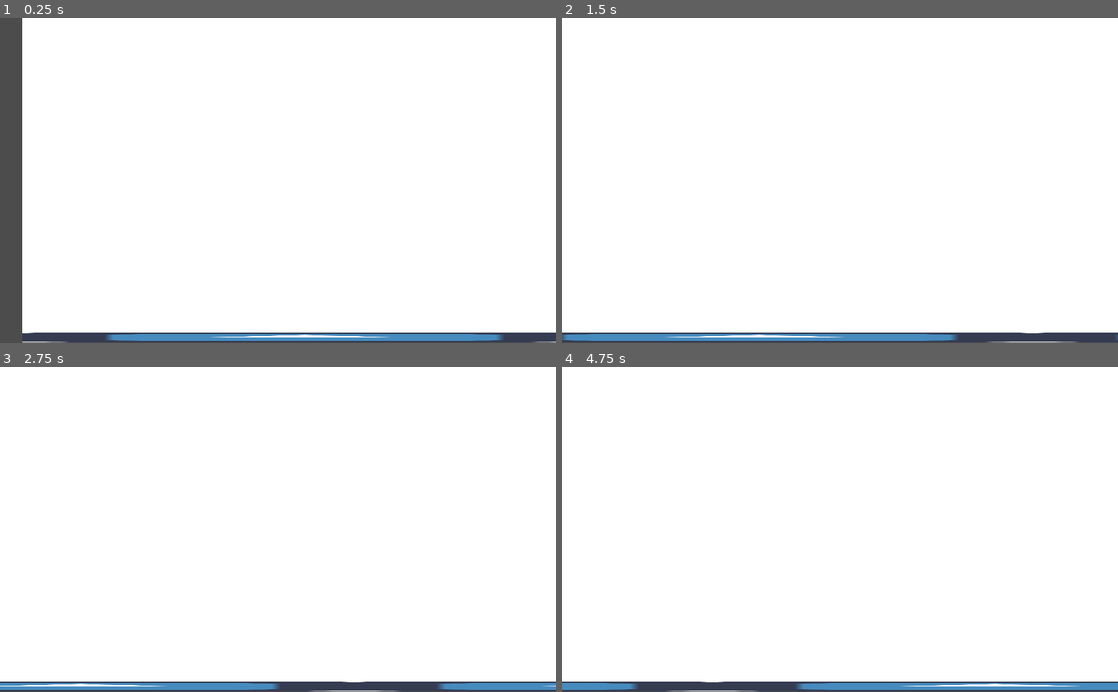
Above: before the commit, frames 1-4 (two rows, left to right).
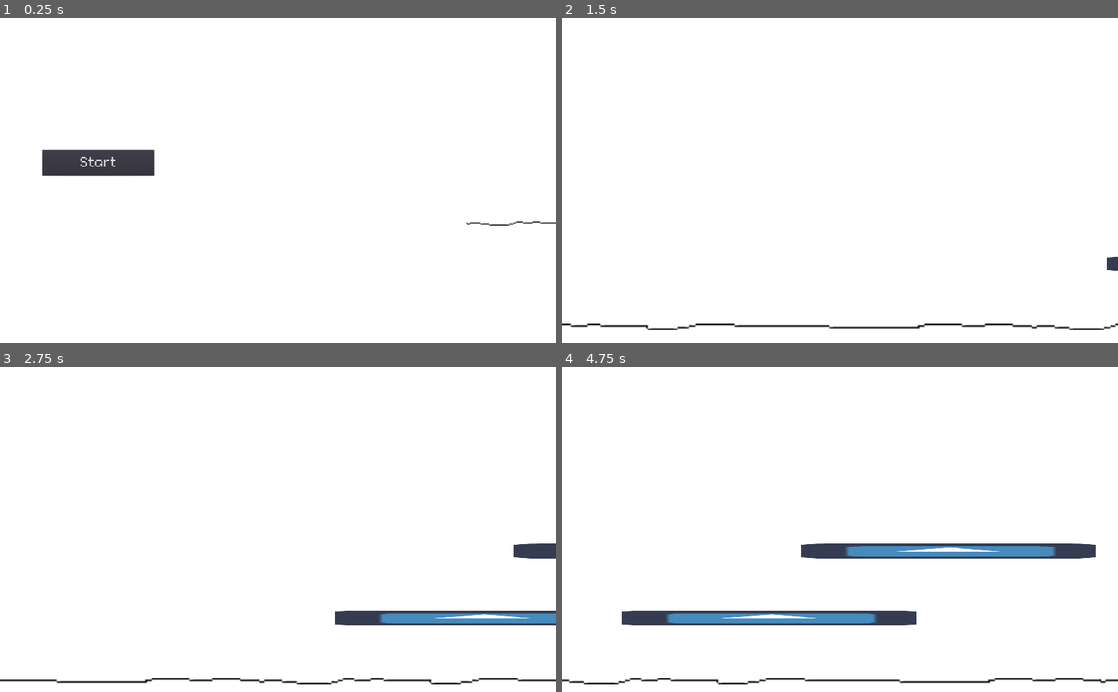
Above: after the commit, the same moments.

Repository: scayze/xkcd_run
Game: Godot game, scene res://World.tscn
The game is run twice, just before and just after one commit, with the same random seed, the same clock (stepped at 60 frames per second) and the same inputs. The engine's default icon, where the game draws it, is replaced by a stand-in: a white triangle on a blue panel in a dark square.
Inputs (mouse positions are in pixels of both pictures, inside the frame that each line leads up to):
- Up to frame 1 (0.25 s): no input
- Up to frame 2 (1.5 s): click (662, 164) at 0.5 s, where only the run after the commit has a clickable "Start"; tap Enter (eat, bound only before the commit) at 1.25 s; tap S (eat, bound only after the commit) at 1.35 s
- Up to frame 3 (2.75 s): tap Space (jump) at 1.52, 1.82, 2.27, 2.3, 2.57 s; tap Enter (eat, bound only before the commit) at 1.55, 2.1 s
- Up to frame 4 (4.75 s): tap Space (jump) at 2.85, 3.77, 4.07, 4.52, 4.55 s; tap S (eat, bound only after the commit) at 3.05, 3.6 s; tap Enter (eat, bound only before the commit) at 3.8, 4.35 s

The runs differ from the first frame. In frame 1, 8.7% of the frame differs, in the area x 0-100%, y 0-100%; in frame 2, 4.0%; in frame 3, 5.7%; in frame 4, 8.3%.

Commit message:
update 5:36am, pretty damn nice intro, stuff, more stuff, and a test platform

Diff:
--- a/Parts/Part.tscn
+++ b/Parts/Part.tscn
@@ -1,22 +1,12 @@
-[gd_scene load_steps=6 format=2]
+[gd_scene load_steps=4 format=2]
 
 [ext_resource path="res://Part.gd" type="Script" id=1]
-[ext_resource path="res://icon.png" type="Texture" id=2]
+[ext_resource path="res://res/ground.png" type="Texture" id=2]
 
-[sub_resource type="Gradient" id=2]
-
-offsets = PoolRealArray( 0, 1 )
-colors = PoolColorArray( 1, 1, 1, 1, 1, 1, 1, 1 )
-
-[sub_resource type="GradientTexture" id=3]
-
-gradient = SubResource( 2 )
-width = 2048
-
-[sub_resource type="RectangleShape2D" id=1]
+[sub_resource type="RectangleShape2D" id=3]
 
 custom_solver_bias = 0.0
-extents = Vector2( 862.515, 10 )
+extents = Vector2( 512.01, 10 )
 
 [node name="Part" type="StaticBody2D"]
 
@@ -30,26 +20,16 @@
 script = ExtResource( 1 )
 difficulty = 1
 
-[node name="Sprite" type="Sprite" parent="."]
-
-scale = Vector2( 0.5, 600 )
-z = -100
-texture = SubResource( 3 )
-centered = false
-_sections_unfolded = [ "Offset", "Transform", "Visibility" ]
-
 [node name="CollisionShape2D" type="CollisionShape2D" parent="."]
 
 position = Vector2( 512, 590 )
-scale = Vector2( 0.593604, 0.999193 )
-shape = SubResource( 1 )
+shape = SubResource( 3 )
 _sections_unfolded = [ "Transform" ]
 
 [node name="Sprite" type="Sprite" parent="CollisionShape2D"]
 
-position = Vector2( -0.282013, 0.36175 )
-scale = Vector2( 26.9813, 0.280884 )
+position = Vector2( -0.687294, -10 )
+scale = Vector2( 3.01442, 3 )
+z = 10
 texture = ExtResource( 2 )
-__meta__ = {
-"_edit_lock_": true
-}
+_sections_unfolded = [ "Transform", "Z" ]
--- /dev/null
+++ b/Parts/test.tscn
@@ -0,0 +1,16 @@
+[gd_scene load_steps=3 format=2]
+
+[ext_resource path="res://Parts/Part.tscn" type="PackedScene" id=1]
+[ext_resource path="res://Tiles/Box.tscn" type="PackedScene" id=2]
+
+[node name="Part" instance=ExtResource( 1 )]
+
+[node name="Box" parent="." instance=ExtResource( 2 )]
+
+position = Vector2( 412.107, 463.469 )
+scale = Vector2( 8.48397, 0.439885 )
+
+[node name="Box2" parent="." instance=ExtResource( 2 )]
+
+position = Vector2( 742.184, 339.836 )
+scale = Vector2( 8.48397, 0.439885 )
--- /dev/null
+++ b/Pickup.gd
@@ -0,0 +1,8 @@
+extends Area2D
+
+func _physics_process(delta):
+	if Engine.is_editor_hint(): return
+	for overlap in get_overlapping_bodies():
+		if overlap.is_in_group("player"):
+			if has_method("effect"): effect()
+			queue_free()
--- a/Player.gd
+++ b/Player.gd
@@ -7,23 +7,24 @@
 
 onready var sprite = get_node("Sprite")
 onready var shape = get_node("CollisionShape2D")
-onready var anim = get_node("AnimationPlayer")
+#onready var anim = get_node("AnimationPlayer")
 
 func _ready():
 	get_parent().player = self
-	velocity.x = 150
+	#velocity.x = 150
 	pass
 
 func _process(delta):
 	if Input.is_action_just_pressed("jump") and is_on_floor():
 		velocity.y = -jump_height
 		#anim.play("jump")
-	elif Input.is_action_just_pressed("eat"):
+	#elif Input.is_action_just_pressed("eat"):
 		pass#anim.play("eat")
 
 func _physics_process(delta):
 
-	velocity.x += acceleration *delta
+	#velocity.x += acceleration *delta
 	velocity.y += gravity
 
 	velocity = move_and_slide(velocity,Vector2(0,-1))
+	#print(is_on_floor())
--- a/Player.tscn
+++ b/Player.tscn
@@ -1,38 +1,49 @@
-[gd_scene load_steps=4 format=2]
+[gd_scene load_steps=10 format=2]
 
 [ext_resource path="res://Player.gd" type="Script" id=1]
-[ext_resource path="res://icon.png" type="Texture" id=2]
+[ext_resource path="res://res/player_anim/BrachoNacho0.png" type="Texture" id=2]
+[ext_resource path="res://res/player_anim/BrachoNacho1.png" type="Texture" id=3]
+[ext_resource path="res://res/player_anim/BrachoNacho2.png" type="Texture" id=4]
+[ext_resource path="res://res/player_anim/BrachoNacho3.png" type="Texture" id=5]
+[ext_resource path="res://res/player_anim/BrachoNacho4.png" type="Texture" id=6]
+[ext_resource path="res://res/player_anim/BrachoNacho5.png" type="Texture" id=7]
 
-[sub_resource type="RectangleShape2D" id=1]
+[sub_resource type="SpriteFrames" id=1]
+
+animations = [ {
+"frames": [ ExtResource( 2 ), ExtResource( 3 ), ExtResource( 4 ), ExtResource( 5 ), ExtResource( 6 ), ExtResource( 7 ) ],
+"loop": true,
+"name": "default",
+"speed": 10.0
+} ]
+
+[sub_resource type="RectangleShape2D" id=2]
 
 custom_solver_bias = 0.0
-extents = Vector2( 30.1775, 32.3374 )
+extents = Vector2( 45.5035, 31.7526 )
 
 [node name="Player" type="KinematicBody2D"]
 
 input_pickable = false
 collision_layer = 1
 collision_mask = 1
-collision/safe_margin = 0.001
+collision/safe_margin = 0.05
 script = ExtResource( 1 )
-_sections_unfolded = [ "collision" ]
-jump_height = 300
+_sections_unfolded = [ "Pickable", "collision" ]
+jump_height = 480
 gravity = 13.0
 
-[node name="Sprite" type="Sprite" parent="."]
+[node name="Sprite" type="AnimatedSprite" parent="."]
 
-texture = ExtResource( 2 )
-
-[node name="AnimationPlayer" type="AnimationPlayer" parent="."]
-
-playback_process_mode = 1
-playback_default_blend_time = 0.0
-root_node = NodePath("../Sprite")
-playback/active = true
-playback/speed = 1.0
-blend_times = [  ]
-autoplay = ""
+scale = Vector2( 3, 3 )
+frames = SubResource( 1 )
+animation = "default"
+frame = 5
+playing = true
+_sections_unfolded = [ "Transform" ]
 
 [node name="CollisionShape2D" type="CollisionShape2D" parent="."]
 
-shape = SubResource( 1 )
+position = Vector2( 2.88519, 13.127 )
+shape = SubResource( 2 )
+_sections_unfolded = [ "Transform" ]
--- a/Tiles/Box.tscn
+++ b/Tiles/Box.tscn
@@ -5,7 +5,7 @@
 [sub_resource type="RectangleShape2D" id=1]
 
 custom_solver_bias = 0.0
-extents = Vector2( 12.7321, 12.8688 )
+extents = Vector2( 32, 32 )
 
 [node name="Box" type="StaticBody2D"]
 
@@ -19,10 +19,10 @@
 
 [node name="Sprite" type="Sprite" parent="."]
 
-scale = Vector2( 0.4, 0.4 )
 texture = ExtResource( 1 )
 _sections_unfolded = [ "Transform" ]
 
 [node name="CollisionShape2D" type="CollisionShape2D" parent="."]
 
 shape = SubResource( 1 )
+_sections_unfolded = [ "Transform" ]
--- /dev/null
+++ b/Tiles/Coin.gd
@@ -0,0 +1,5 @@
+extends "res://Tiles/pickup.gd"
+
+
+func effect():
+	print("COIN HAHAHHHAAHAHHHAHAHAHAHA")
--- /dev/null
+++ b/Tiles/Coin.tscn
@@ -0,0 +1,50 @@
+[gd_scene load_steps=15 format=2]
+
+[ext_resource path="res://Tiles/Coin.gd" type="Script" id=1]
+[ext_resource path="res://res/coin/CoinShwaboing00.png" type="Texture" id=2]
+[ext_resource path="res://res/coin/CoinShwaboing01.png" type="Texture" id=3]
+[ext_resource path="res://res/coin/CoinShwaboing02.png" type="Texture" id=4]
+[ext_resource path="res://res/coin/CoinShwaboing03.png" type="Texture" id=5]
+[ext_resource path="res://res/coin/CoinShwaboing04.png" type="Texture" id=6]
+[ext_resource path="res://res/coin/CoinShwaboing05.png" type="Texture" id=7]
+[ext_resource path="res://res/coin/CoinShwaboing06.png" type="Texture" id=8]
+[ext_resource path="res://res/coin/CoinShwaboing07.png" type="Texture" id=9]
+[ext_resource path="res://res/coin/CoinShwaboing08.png" type="Texture" id=10]
+[ext_resource path="res://res/coin/CoinShwaboing09.png" type="Texture" id=11]
+[ext_resource path="res://res/coin/CoinShwaboing10.png" type="Texture" id=12]
+
+[sub_resource type="SpriteFrames" id=1]
+
+animations = [ {
+"frames": [ ExtResource( 2 ), ExtResource( 3 ), ExtResource( 4 ), ExtResource( 5 ), ExtResource( 6 ), ExtResource( 7 ), ExtResource( 8 ), ExtResource( 9 ), ExtResource( 10 ), ExtResource( 11 ), ExtResource( 12 ) ],
+"loop": true,
+"name": "default",
+"speed": 5.0
+} ]
+
+[sub_resource type="RectangleShape2D" id=2]
+
+custom_solver_bias = 0.0
+extents = Vector2( 10, 10 )
+
+[node name="Coin" type="Area2D"]
+
+input_pickable = false
+gravity_vec = Vector2( 0, 1 )
+gravity = 98.0
+linear_damp = 0.1
+angular_damp = 1.0
+audio_bus_override = false
+audio_bus_name = "Master"
+script = ExtResource( 1 )
+
+[node name="AnimatedSprite" type="AnimatedSprite" parent="."]
+
+frames = SubResource( 1 )
+animation = "default"
+frame = 9
+playing = true
+
+[node name="CollisionShape2D" type="CollisionShape2D" parent="."]
+
+shape = SubResource( 2 )
--- /dev/null
+++ b/Tiles/Pickup.gd
@@ -0,0 +1,8 @@
+extends Area2D
+
+func _physics_process(delta):
+	if Engine.is_editor_hint(): return
+	for overlap in get_overlapping_bodies():
+		if overlap.is_in_group("player"):
+			if has_method("effect"): effect()
+			queue_free()
--- /dev/null
+++ b/Utils/Explosion.tscn
@@ -0,0 +1,34 @@
+[gd_scene load_steps=16 format=2]
+
+[ext_resource path="res://res/explosion/M484ExplosionSet2.png" type="Texture" id=1]
+[ext_resource path="res://res/explosion/M484ExplosionSet3.png" type="Texture" id=2]
+[ext_resource path="res://res/explosion/M484ExplosionSet4.png" type="Texture" id=3]
+[ext_resource path="res://res/explosion/M484ExplosionSet5.png" type="Texture" id=4]
+[ext_resource path="res://res/explosion/M484ExplosionSet6.png" type="Texture" id=5]
+[ext_resource path="res://res/explosion/M484ExplosionSet7.png" type="Texture" id=6]
+[ext_resource path="res://res/explosion/M484ExplosionSet8.png" type="Texture" id=7]
+[ext_resource path="res://res/explosion/M484ExplosionSet9.png" type="Texture" id=8]
+[ext_resource path="res://res/explosion/M484ExplosionSet10.png" type="Texture" id=9]
+[ext_resource path="res://res/explosion/M484ExplosionSet11.png" type="Texture" id=10]
+[ext_resource path="res://res/explosion/M484ExplosionSet12.png" type="Texture" id=11]
+[ext_resource path="res://res/explosion/M484ExplosionSet13.png" type="Texture" id=12]
+[ext_resource path="res://res/explosion/M484ExplosionSet14.png" type="Texture" id=13]
+[ext_resource path="res://res/explosion/M484ExplosionSet15.png" type="Texture" id=14]
+
+[sub_resource type="SpriteFrames" id=1]
+
+animations = [ {
+"frames": [ ExtResource( 1 ), ExtResource( 2 ), ExtResource( 3 ), ExtResource( 4 ), ExtResource( 5 ), ExtResource( 6 ), ExtResource( 7 ), ExtResource( 8 ), ExtResource( 9 ), ExtResource( 10 ), ExtResource( 11 ), ExtResource( 12 ), ExtResource( 13 ), ExtResource( 14 ) ],
+"loop": true,
+"name": "default",
+"speed": 20.0
+} ]
+
+[node name="Explosion" type="AnimatedSprite"]
+
+scale = Vector2( 3, 3 )
+frames = SubResource( 1 )
+animation = "default"
+frame = 3
+playing = true
+_sections_unfolded = [ "Transform" ]
--- a/World.gd
+++ b/World.gd
@@ -1,28 +1,47 @@
 extends Node
 
-onready var cam = get_node("Camera")
 var score = 0
 var highscore = 0
+onready var anim = get_node("AnimationPlayer")
 onready var l_score = get_node("Score")
 onready var l_highscore = get_node("HighScore")
 var scene_start = preload("res://Parts/Part.tscn")
 var player
+var speed = 250
 var time = 0
+
+var playing = false
 
 var parts_list = []
 var parts = []
+
+func restart():
+	playing = false
+	var part = scene_start.instance()
+	parts.append(part)
+	add_child(part)
+	spawn_tile()
+
+
+func start():
+	print("s")
+	if playing: return
+	time = 0
+	score = 0
+	speed = 250
+	anim.play("start")
+	playing = true
 
 func spawn_tile():
 	randomize()
 	var rand_idx = rand_range(0,parts_list.size())
 	var part = parts_list[rand_idx].instance()
-	part.position = Vector2(parts[parts.size()-1].position.x + 1024,0)
+	part.position = Vector2(1024,0)
 	parts.append(part)
 	add_child(part)
 	print("spawned")
 
 func _ready():
-	set_process(true)
 	var dir = Directory.new()
 	if dir.open("res://Parts/") == OK:
 		dir.list_dir_begin()
@@ -38,15 +57,25 @@
 		print("An error occurred when trying to access the path.")
 	pass
 
-	var part = scene_start.instance()
-	parts.append(part)
-	add_child(part)
+	restart()
+
 
 func _process(delta):
-	time += delta
-	score = int(time)
+	if(playing):
+		time += delta
+		speed += delta
+		score = int(time)
+		l_score.text = str(score)
 	if highscore < score: score = highscore
-	cam.position = Vector2(player.position.x-150,1)
-	if player.global_position.x > parts[parts.size()-1].global_position.x - 512:
-		spawn_tile()
-	pass
+
+	if Input.is_action_just_pressed("start"):
+		start()
+
+	var spawned = false
+	for part in parts:
+		if(playing): part.position.x -= delta * speed
+		if part.position.x < -1024:
+			part.queue_free()
+			spawn_tile()
+			spawned = true
+	if spawned: parts.remove(0)
--- a/World.tscn
+++ b/World.tscn
@@ -1,40 +1,109 @@
-[gd_scene load_steps=3 format=2]
+[gd_scene load_steps=11 format=2]
 
 [ext_resource path="res://World.gd" type="Script" id=1]
 [ext_resource path="res://Player.tscn" type="PackedScene" id=2]
+[ext_resource path="res://res/intro_pretty.png" type="Texture" id=3]
+
+[sub_resource type="DynamicFontData" id=1]
+
+font_path = "res://fonts/Connection/Connection.otf"
+
+[sub_resource type="DynamicFont" id=2]
+
+size = 20
+use_mipmaps = false
+use_filter = false
+font_data = SubResource( 1 )
+_sections_unfolded = [ "Font", "Settings" ]
+
+[sub_resource type="Gradient" id=3]
+
+offsets = PoolRealArray( 0, 1 )
+colors = PoolColorArray( 1, 1, 1, 1, 1, 1, 1, 1 )
+
+[sub_resource type="GradientTexture" id=4]
+
+gradient = SubResource( 3 )
+width = 2048
+
+[sub_resource type="Animation" id=5]
+
+resource_name = "start"
+length = 1.6
+loop = false
+step = 0.1
+tracks/0/type = "value"
+tracks/0/path = NodePath(".:zoom")
+tracks/0/interp = 1
+tracks/0/loop_wrap = true
+tracks/0/imported = false
+tracks/0/keys = {
+"times": PoolRealArray( 0, 1 ),
+"transitions": PoolRealArray( -3.362, 1 ),
+"update": 0,
+"values": [ Vector2( 1.7, 1.7 ), Vector2( 1, 1 ) ]
+}
+tracks/1/type = "value"
+tracks/1/path = NodePath(".:position")
+tracks/1/interp = 1
+tracks/1/loop_wrap = true
+tracks/1/imported = false
+tracks/1/keys = {
+"times": PoolRealArray( 0, 1 ),
+"transitions": PoolRealArray( 1, 1 ),
+"update": 0,
+"values": [ Vector2( -590.137, 444.916 ), Vector2( 512, 300 ) ]
+}
+tracks/2/type = "value"
+tracks/2/path = NodePath("../Sprite2:position")
+tracks/2/interp = 1
+tracks/2/loop_wrap = true
+tracks/2/imported = false
+tracks/2/keys = {
+"times": PoolRealArray( 0, 1, 1.5 ),
+"transitions": PoolRealArray( 1, 1, 1 ),
+"update": 0,
+"values": [ Vector2( -613.369, 374.57 ), Vector2( -613.369, 374.57 ), Vector2( -900, 374.57 ) ]
+}
+
+[sub_resource type="DynamicFontData" id=6]
+
+font_path = "res://fonts/Connection/Connection.otf"
+
+[sub_resource type="DynamicFont" id=7]
+
+size = 40
+use_mipmaps = false
+use_filter = false
+font_data = SubResource( 6 )
+_sections_unfolded = [ "Font", "Settings" ]
 
 [node name="World" type="Node2D"]
 
 script = ExtResource( 1 )
 
-[node name="Camera" type="Camera2D" parent="."]
-
-anchor_mode = 0
-rotating = false
-current = true
-zoom = Vector2( 1, 1 )
-limit_left = -10000000
-limit_top = -10000000
-limit_right = 10000000
-limit_bottom = 10000000
-limit_smoothed = false
-drag_margin_h_enabled = false
-drag_margin_v_enabled = false
-smoothing_enabled = false
-smoothing_speed = 5.0
-drag_margin_left = 0.0
-drag_margin_top = 0.0
-drag_margin_right = 0.0
-drag_margin_bottom = 0.0
-editor_draw_screen = true
-editor_draw_limits = false
-editor_draw_drag_margin = false
-_sections_unfolded = [ "Drag Margin", "Limit", "Smoothing", "Transform" ]
-
-[node name="Player" parent="." instance=ExtResource( 2 )]
-
-position = Vector2( 70.9398, 499.46 )
-_sections_unfolded = [ "Transform", "collision" ]
+[node name="Score" type="Label" parent="."]
+
+anchor_left = 0.0
+anchor_top = 0.0
+anchor_right = 0.0
+anchor_bottom = 0.0
+margin_left = 137.0
+margin_top = 3.0
+margin_right = 173.0
+margin_bottom = 25.0
+rect_pivot_offset = Vector2( 0, 0 )
+rect_clip_content = false
+mouse_filter = 2
+size_flags_horizontal = 1
+size_flags_vertical = 4
+custom_fonts/font = SubResource( 2 )
+custom_colors/font_color = Color( 0, 0, 0, 1 )
+text = "123"
+percent_visible = 1.0
+lines_skipped = 0
+max_lines_visible = -1
+_sections_unfolded = [ "custom_colors", "custom_fonts" ]
 
 [node name="HighScore" type="Label" parent="."]
 
@@ -54,25 +123,10 @@
 lines_skipped = 0
 max_lines_visible = -1
 
-[node name="Score" type="Label" parent="."]
-
-anchor_left = 0.0
-anchor_top = 0.0
-anchor_right = 0.0
-anchor_bottom = 0.0
-margin_left = 137.0
-margin_top = 3.0
-margin_right = 177.0
-margin_bottom = 17.0
-rect_pivot_offset = Vector2( 0, 0 )
-rect_clip_content = false
-mouse_filter = 2
-size_flags_horizontal = 1
-size_flags_vertical = 4
-text = "10"
-percent_visible = 1.0
-lines_skipped = 0
-max_lines_visible = -1
+[node name="Player" parent="." instance=ExtResource( 2 )]
+
+position = Vector2( 193.931, 488.38 )
+_sections_unfolded = [ "Pickable", "Transform", "collision" ]
 
 [node name="AudioStreamPlayer" type="AudioStreamPlayer" parent="."]
 
@@ -81,3 +135,81 @@
 autoplay = false
 mix_target = 0
 bus = "Master"
+
+[node name="Sprite2" type="Sprite" parent="."]
+
+position = Vector2( -613.369, 374.57 )
+scale = Vector2( 4.32884, 4.7159 )
+texture = ExtResource( 3 )
+_sections_unfolded = [ "Transform" ]
+
+[node name="Sprite" type="Sprite" parent="."]
+
+position = Vector2( -2058.52, -281.856 )
+scale = Vector2( 1.51425, 1703.07 )
+z = -300
+texture = SubResource( 4 )
+centered = false
+_sections_unfolded = [ "Transform", "Z" ]
+
+[node name="AnimationPlayer" type="AnimationPlayer" parent="."]
+
+playback_process_mode = 1
+playback_default_blend_time = 0.0
+root_node = NodePath("../Camera2D")
+anims/start = SubResource( 5 )
+playback/active = true
+playback/speed = 1.0
+blend_times = [  ]
+autoplay = ""
+
+[node name="Camera2D" type="Camera2D" parent="."]
+
+position = Vector2( -590.137, 444.916 )
+anchor_mode = 1
+rotating = false
+current = true
+zoom = Vector2( 1.7, 1.7 )
+limit_left = -10000000
+limit_top = -10000000
+limit_right = 10000000
+limit_bottom = 10000000
+limit_smoothed = false
+drag_margin_h_enabled = false
+drag_margin_v_enabled = false
+smoothing_enabled = false
+smoothing_speed = 5.0
+drag_margin_left = 0.2
+drag_margin_top = 0.2
+drag_margin_right = 0.2
+drag_margin_bottom = 0.2
+editor_draw_screen = true
+editor_draw_limits = false
+editor_draw_drag_margin = false
+_sections_unfolded = [ "Transform" ]
+
+[node name="Button" type="Button" parent="."]
+
+anchor_left = 0.0
+anchor_top = 0.0
+anchor_right = 0.0
+anchor_bottom = 0.0
+margin_left = -1328.0
+margin_top = 349.0
+margin_right = -978.0
+margin_bottom = 430.0
+rect_pivot_offset = Vector2( 0, 0 )
+rect_clip_content = false
+mouse_filter = 0
+size_flags_horizontal = 1
+size_flags_vertical = 1
+custom_fonts/font = SubResource( 7 )
+toggle_mode = false
+enabled_focus_mode = 1
+shortcut = null
+group = null
+text = "Start"
+flat = false
+_sections_unfolded = [ "custom_fonts" ]
+
+[connection signal="pressed" from="Button" to="." method="start"]
--- a/project.godot
+++ b/project.godot
@@ -29,7 +29,9 @@
 right=[  ]
 jump=[ Object(InputEventKey,"resource_local_to_scene":false,"resource_name":"","device":0,"alt":false,"shift":false,"control":false,"meta":false,"command":false,"pressed":false,"scancode":32,"unicode":0,"echo":false,"script":null)
  ]
-eat=[ Object(InputEventKey,"resource_local_to_scene":false,"resource_name":"","device":0,"alt":false,"shift":false,"control":false,"meta":false,"command":false,"pressed":false,"scancode":16777221,"unicode":0,"echo":false,"script":null)
+eat=[ Object(InputEventKey,"resource_local_to_scene":false,"resource_name":"","device":0,"alt":false,"shift":false,"control":false,"meta":false,"command":false,"pressed":false,"scancode":83,"unicode":0,"echo":false,"script":null)
+ ]
+start=[ Object(InputEventKey,"resource_local_to_scene":false,"resource_name":"","device":0,"alt":false,"shift":false,"control":false,"meta":false,"command":false,"pressed":false,"scancode":16777221,"unicode":0,"echo":false,"script":null)
  ]
 
 [rendering]
Not shown, changed: export_presets.cfg
Binary file added: fonts/Connection/Connection.otf
Not shown, added: fonts/Connection/SIL Open Font License.txt
Binary file added: res/coin/CoinShwaboing00.png
Binary file added: res/coin/CoinShwaboing01.png
Binary file added: res/coin/CoinShwaboing02.png
Binary file added: res/coin/CoinShwaboing03.png
Binary file added: res/coin/CoinShwaboing04.png
Binary file added: res/coin/CoinShwaboing05.png
Binary file added: res/coin/CoinShwaboing06.png
Binary file added: res/coin/CoinShwaboing07.png
Binary file added: res/coin/CoinShwaboing08.png
(and 26 more such lines)
